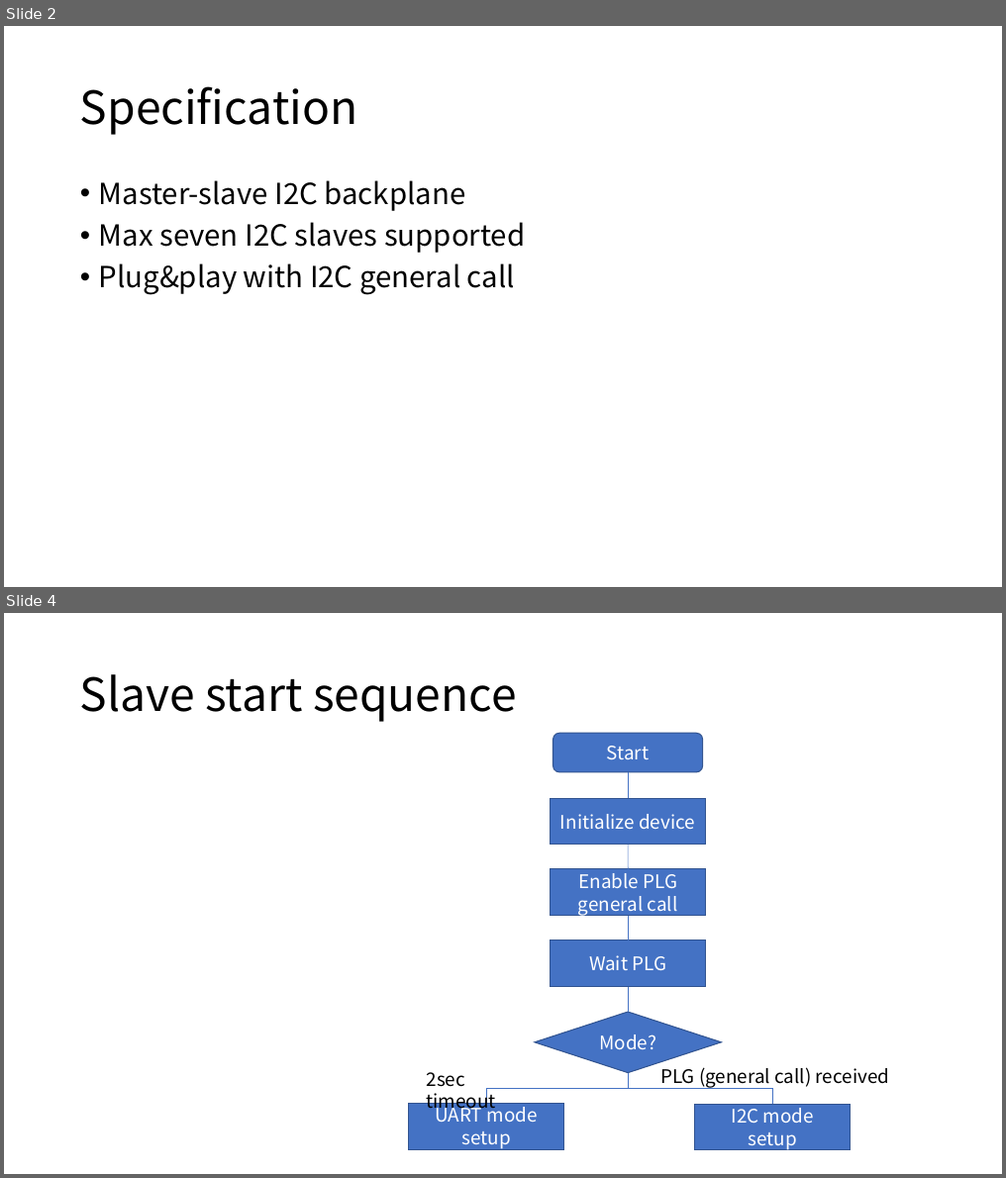
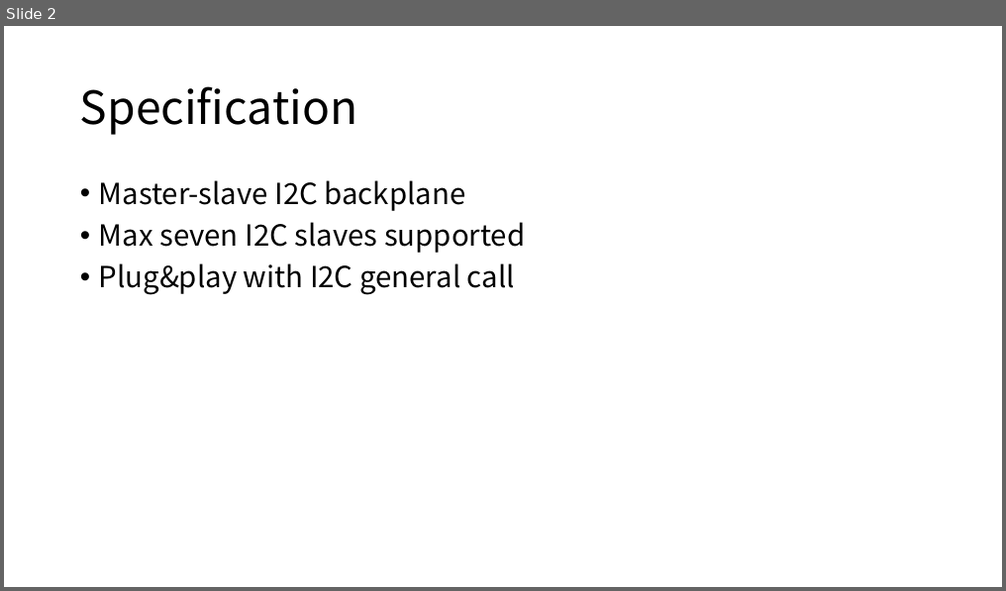
Before and after one commit to araobp/sensor-network, a slide deck: doc/I2C_BACKPLANE_SPEC.pptx. Shown one above the other, each under a label of ours: slides 2 and 4 before the commit, slide 2 after it; the slides between them are not shown. The pictures are 1006x1178 and 1006x591 pixels, drawn with LibreOffice and Linux fonts; fonts in the diff are those of the drawing. Boxes give left, top, right and bottom in pixels: in the first picture for what was removed or moved away, otherwise in the second. Text is boxed around its words. In the diff, an @@ line names an element or a change of style, - is before the commit and + after.

```diff
--- a/doc/I2C_BACKPLANE_SPEC.pptx
+++ b/doc/I2C_BACKPLANE_SPEC.pptx
@@ slide 4 removed at (4, 613, 1002, 1174), background #FFFFFF @@
@@ title removed at (80, 674, 517, 722) @@
-Slave start sequence
@@ rounded rectangle removed at (553, 733, 703, 772) @@
-Start
@@ line removed from (629, 798) to (629, 772) @@
@@ rectangle removed at (550, 798, 706, 845) @@
-Initialize device
@@ line removed from (629, 845) to (629, 869) @@
@@ rectangle removed at (550, 869, 706, 916) @@
-Enable PLG general call
@@ line removed from (629, 941) to (629, 913) @@
@@ rectangle removed at (550, 941, 706, 987) @@
-Wait PLG
@@ line removed from (629, 1012) to (629, 987) @@
@@ diamond removed at (535, 1012, 721, 1072) @@
-Mode?
@@ text removed at (427, 1072, 496, 1114) @@
-2sec timeout
@@ elbow line removed from (629, 1073) to (486, 1103) @@
@@ elbow line removed from (629, 1073) to (773, 1104) @@
@@ text removed at (660, 1067, 889, 1088) @@
-PLG (general call) received
@@ rectangle removed at (409, 1103, 564, 1150) @@
-UART mode
-setup
@@ rectangle removed at (695, 1104, 849, 1151) @@
-I2C mode
-setup
```
Also in this commit, not shown: 1 slide changed, 49 other files.
